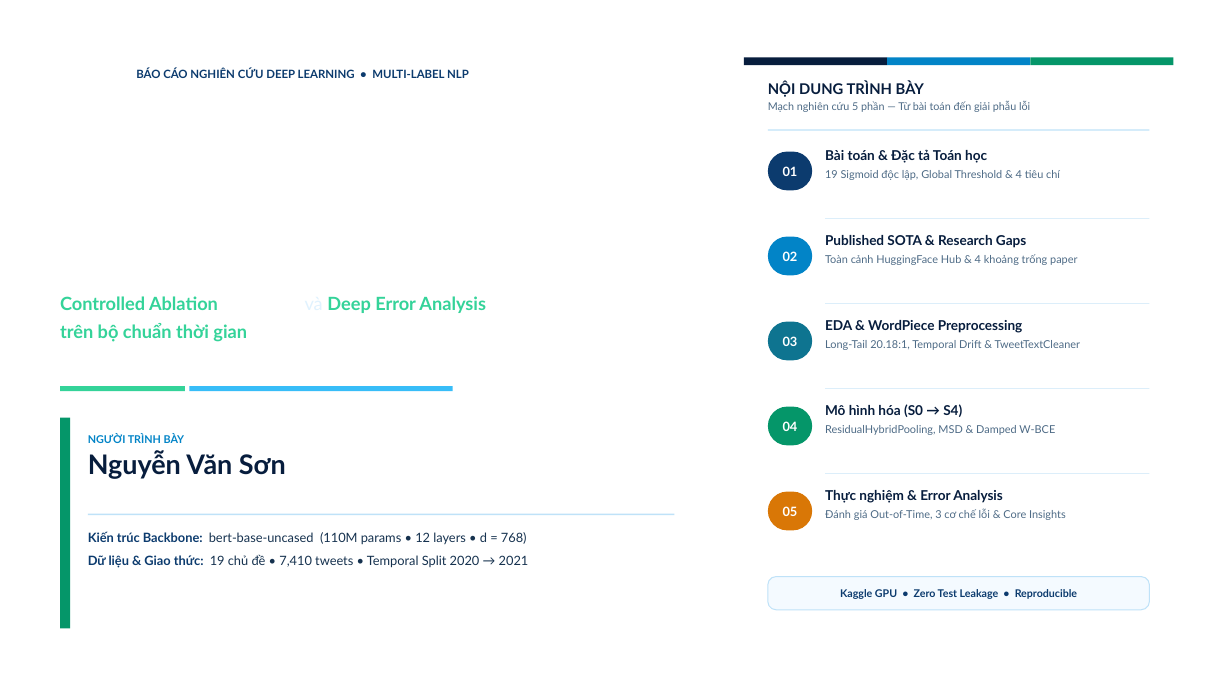
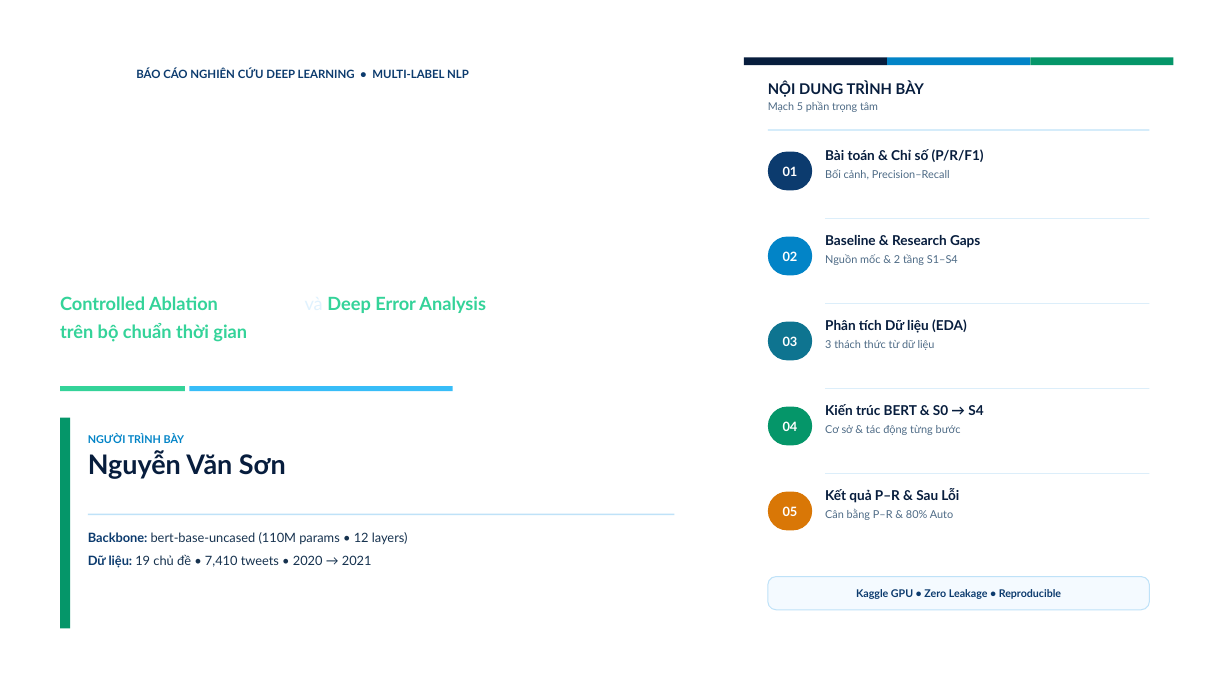
Before and after one commit to cakho6179/tweet_topic_benchmark, a slide deck: slide 1 of presentation/tweet_topic_bert_evaluation.pptx. Drawn at 1232x693 pixels with LibreOffice and Linux fonts; fonts in the diff are those of the drawing; background and template pictures are left out. Boxes give left, top, right and bottom in pixels: in the first picture for what was removed or moved away, otherwise in the second. Text is boxed around its words. In the diff, an @@ line names an element or a change of style, - is before the commit and + after.

```diff
--- a/presentation/tweet_topic_bert_evaluation.pptx
+++ b/presentation/tweet_topic_bert_evaluation.pptx
@@ text at [768,101,878,112]: text changed @@
-Mạch nghiên cứu 5 phần — Từ bài toán đến giải phẫu lỗi
+Mạch 5 phần trọng tâm
@@ text at [825,149,984,179]: text changed @@
-Bài toán & Đặc tả Toán học
-19 Sigmoid độc lập, Global Threshold & 4 tiêu chí
+Bài toán & Chỉ số (P/R/F1)
+Bối cảnh, Precision–Recall
@@ text at [825,235,980,265]: text changed; size 8.5 to 10.6 pt; text colour #4E6B86 to #071D3D; bold on @@
-Published SOTA & Research Gaps
-Toàn cảnh HuggingFace Hub & 4 khoảng trống paper
+Baseline & Research Gaps
+Nguồn mốc & 2 tầng S1–S4
@@ text at [825,319,967,350]: text changed; size 8.5 to 10.6 pt; text colour #4E6B86 to #071D3D; bold on @@
-EDA & WordPiece Preprocessing
-Long-Tail 20.18:1, Temporal Drift & TweetTextCleaner
+Phân tích Dữ liệu (EDA)
+3 thách thức từ dữ liệu
@@ text at [825,404,983,435]: text changed @@
-Mô hình hóa (S0 → S4)
-ResidualHybridPooling, MSD & Damped W-BCE
+Kiến trúc BERT & S0 → S4
+Cơ sở & tác động từng bước
@@ text at [825,488,959,520]: text changed @@
-Thực nghiệm & Error Analysis
-Đánh giá Out-of-Time, 3 cơ chế lỗi & Core Insights
+Kết quả P–R & Sau Lỗi
+Cân bằng P–R & 80% Auto
@@ text at [88,532,408,568]: text changed @@
-Kiến trúc Backbone: bert-base-uncased (110M params • 12 layers • d = 768)
-Dữ liệu & Giao thức: 19 chủ đề • 7,410 tweets • Temporal Split 2020 → 2021
+Backbone: bert-base-uncased (110M params • 12 layers)
+Dữ liệu: 19 chủ đề • 7,410 tweets • 2020 → 2021
@@ text at [856,589,1061,599]: text changed @@
-Kaggle GPU • Zero Test Leakage • Reproducible
+Kaggle GPU • Zero Leakage • Reproducible
```
Also in this commit, not shown: 11 other slides changed, 7 slides added, 8 slides removed, 16 other files.
